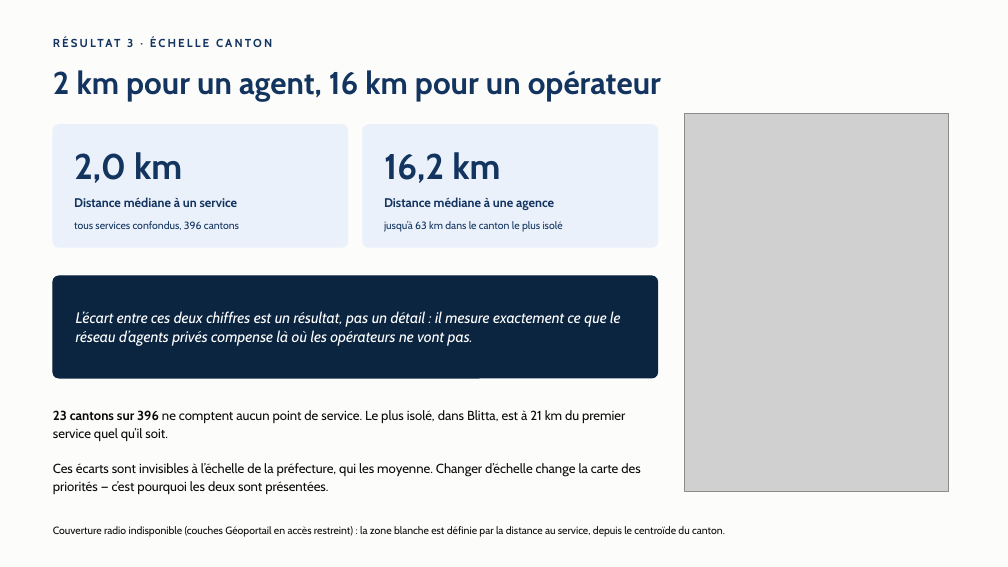
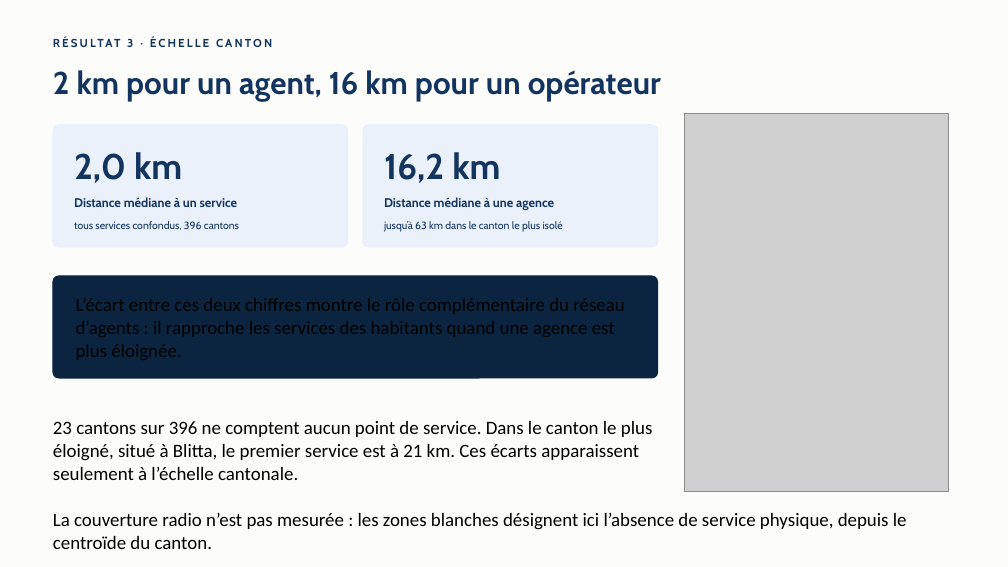
Before and after one commit to jack-junior/togo-acces-numerique, a slide deck: slide 5 of rapport/Rapport_Defi1_Acces_numerique_Togo.pptx. Drawn at 1008x567 pixels with LibreOffice and Linux fonts; fonts in the diff are those of the drawing; grey boxes stand for pictures. Boxes give left, top, right and bottom in pixels: in the first picture for what was removed or moved away, otherwise in the second. Text is boxed around its words. In the diff, an @@ line names an element or a change of style, - is before the commit and + after.

```diff
--- a/rapport/Rapport_Defi1_Acces_numerique_Togo.pptx
+++ b/rapport/Rapport_Defi1_Acces_numerique_Togo.pptx
@@ text removed at (76,311,620,346) @@
-L’écart entre ces deux chiffres est un résultat, pas un détail : il mesure exactement ce que le réseau d’agents privés compense là où les opérateurs ne vont pas.
@@ text at (53,421,653,480): text changed; size 12.5 to 18 pt; font Cabin to Calibri; text colour #0B0B0B to #000000 @@
-23 cantons sur 396 ne comptent aucun point de service. Le plus isolé, dans Blitta, est à 21 km du premier service quel qu’il soit.
-Ces écarts sont invisibles à l’échelle de la préfecture, qui les moyenne. Changer d’échelle change la carte des priorités — c’est pourquoi les deux sont présentées.
+23 cantons sur 396 ne comptent aucun point de service. Dans le canton le plus éloigné, situé à Blitta, le premier service est à 21 km. Ces écarts apparaissent seulement à l’échelle cantonale.
@@ text at (53,513,907,549): text changed; size 10 to 18 pt; font Cabin to Calibri; text colour #0B0B0B to #000000 @@
-Couverture radio indisponible (couches Géoportail en accès restreint) : la zone blanche est définie par la distance au service, depuis le centroïde du canton.
+La couverture radio n’est pas mesurée : les zones blanches désignent ici l’absence de service physique, depuis le centroïde du canton.
```
Also in this commit, not shown: 6 other slides changed, 1 other file.
